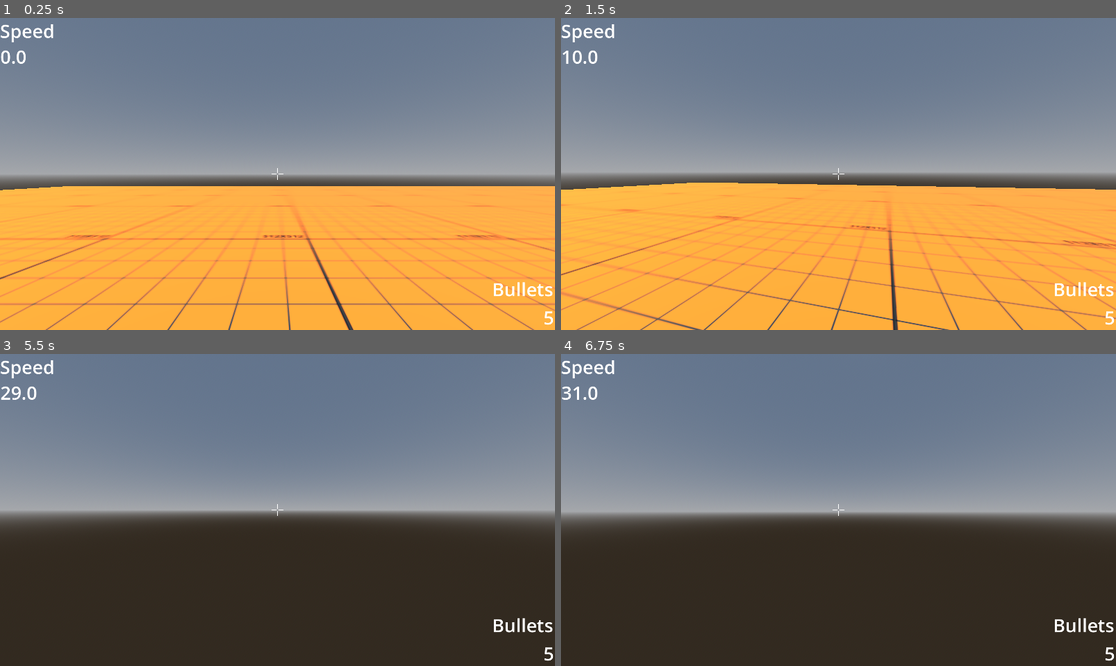
Above: before the commit, frames 1-4 (two rows, left to right).
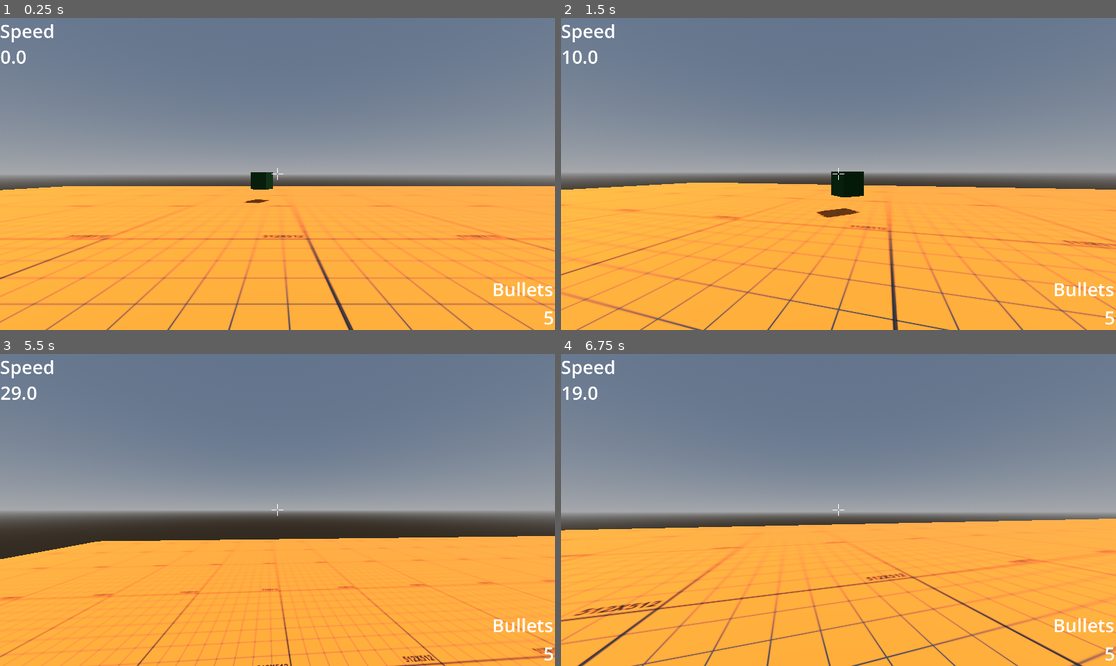
Above: after the commit, the same moments.

Repository: Nyedveg/Hop-Shot
Game: Godot game, scene res://main.tscn
The game is run twice, just before and just after one commit, with the same random seed, the same clock (stepped at 60 frames per second) and the same inputs. This scene is started directly instead of the project's main scene.
Inputs (mouse positions are in pixels of both pictures, inside the frame that each line leads up to):
- Up to frame 1 (0.25 s): no input
- Up to frame 2 (1.5 s): tap Enter at 0.5 s; move the mouse to (866, 174) at 0.52 s; hold Ctrl (crouch) 0.53-1.28 s; hold W (move_forward) from 0.53 s (still down); move the mouse to (810, 174) at 1.27 s; click (810, 174) at 1.35 s
- Up to frame 3 (5.5 s): keep holding W (move_forward); move the mouse to (288, 503) at 2.02 s; hold Shift (sprint) 2.03-2.78 s; move the mouse to (271, 516) at 2.77 s; tap Ctrl (crouch) at 2.85 s; move the mouse to (316, 513) at 3.52 s; click (316, 513) at 3.6 s; move the mouse to (233, 506) at 4.27 s; tap Shift (sprint) at 4.35 s; move the mouse to (283, 510) at 5.02 s; hold Ctrl (crouch) from 5.03 s (still down)
- Up to frame 4 (6.75 s): move the mouse to (816, 503) at 5.77 s; release W (move_forward) at 5.78 s; release Ctrl (crouch) at 5.78 s; hold D (move_right) 5.78-6.53 s; click (816, 503) at 5.85 s; move the mouse to (866, 510) at 6.52 s; hold W (move_forward) from 6.53 s (still down); hold Shift (sprint) from 6.53 s (still down)

The runs differ from the first frame. In frame 1, 0.3% of the frame differs, in the area x 43-50%, y 49-60%; in frame 2, 0.6%; in frame 3, 40%; in frame 4, 45%, in the area x 0-100%, y 10-100%.

Commit message:
d

Diff:
--- a/main.tscn
+++ b/main.tscn
@@ -3,9 +3,9 @@
 [ext_resource type="Script" path="res://scripts/Main_level_script.gd" id="1_e5oxr"]
 [ext_resource type="PackedScene" uid="uid://c2h5wi5d0wwxc" path="res://prefabs/player/Player.tscn" id="2_83fl6"]
 [ext_resource type="Texture2D" uid="uid://b6pxv22bf1sx4" path="res://textures/512X512.png" id="2_t1ju2"]
-[ext_resource type="PackedScene" path="res://WEAPONS/weapon.tscn" id="3_l4mva"]
-[ext_resource type="PackedScene" path="res://prefabs/death_zone.tscn" id="5_34waj"]
-[ext_resource type="PackedScene" path="res://prefabs/ammo_create.tscn" id="6_hhs8r"]
+[ext_resource type="PackedScene" uid="uid://bxlhpwp5e5gig" path="res://prefabs/game objects/interactable/weapon/weapon.tscn" id="3_l4mva"]
+[ext_resource type="PackedScene" uid="uid://pegiaoi4sodn" path="res://prefabs/game objects/static/death_zone.tscn" id="5_34waj"]
+[ext_resource type="PackedScene" uid="uid://djviime4g1lhc" path="res://prefabs/game objects/interactable/ammo_create.tscn" id="6_hhs8r"]
 
 [sub_resource type="StandardMaterial3D" id="StandardMaterial3D_i2e8i"]
 albedo_texture = ExtResource("2_t1ju2")
Not shown, removed: main.tscn.depren
